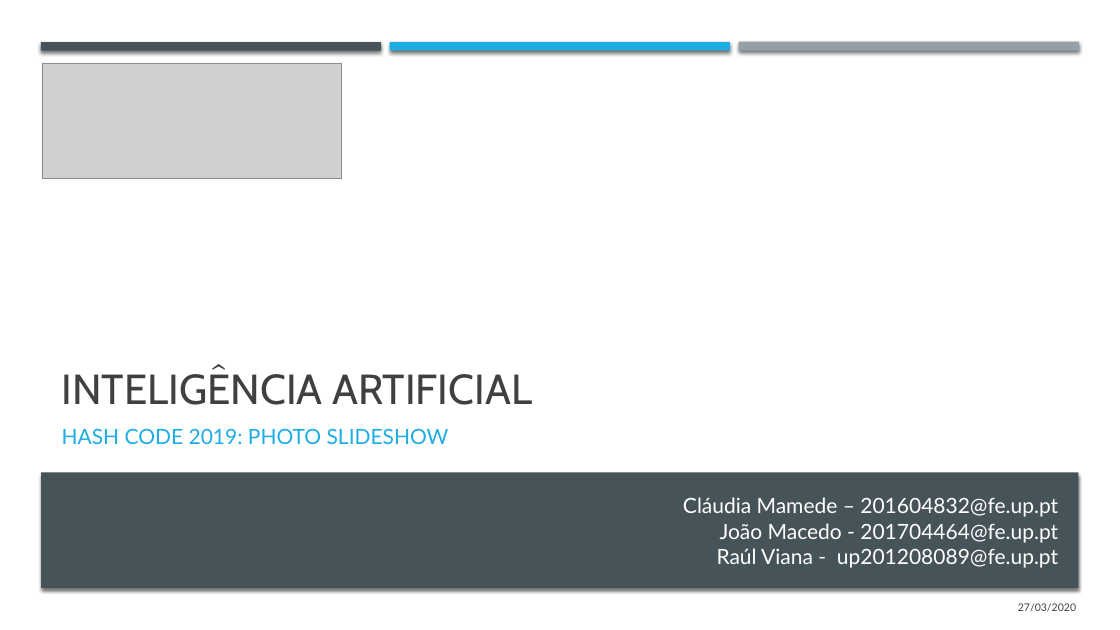
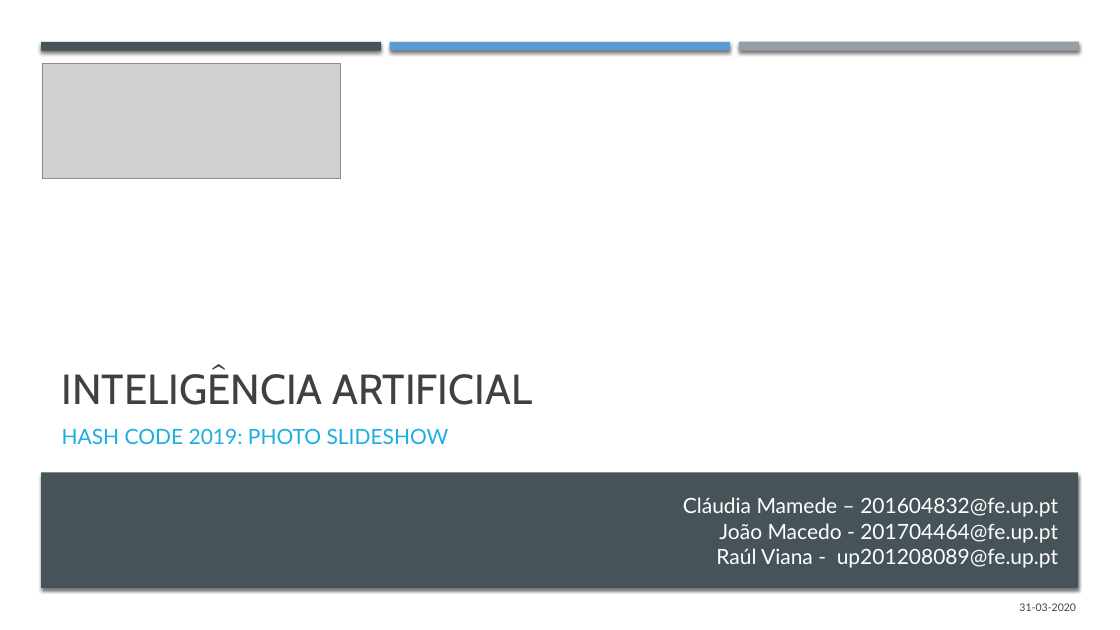
Before and after one commit to j-vm/FEUP_IART_2020, a slide deck: slide 1 of assets/EntregaFinal.pptx. Drawn at 1120x630 pixels with LibreOffice and Linux fonts; fonts in the diff are those of the drawing; grey boxes stand for pictures. Boxes give left, top, right and bottom in pixels: in the first picture for what was removed or moved away, otherwise in the second. Text is boxed around its words. In the diff, an @@ line names an element or a change of style, - is before the commit and + after.

```diff
--- a/assets/EntregaFinal.pptx
+++ b/assets/EntregaFinal.pptx
@@ rectangle at [390, 42, 730, 50]: fill #1CADE4 to #5B9BD5 @@
@@ text at [1019, 603, 1076, 611]: text changed @@
-27/03/2020
+31-03-2020
```
Also in this commit, not shown: 4 other slides changed, 2 slides added, 15 other files.
